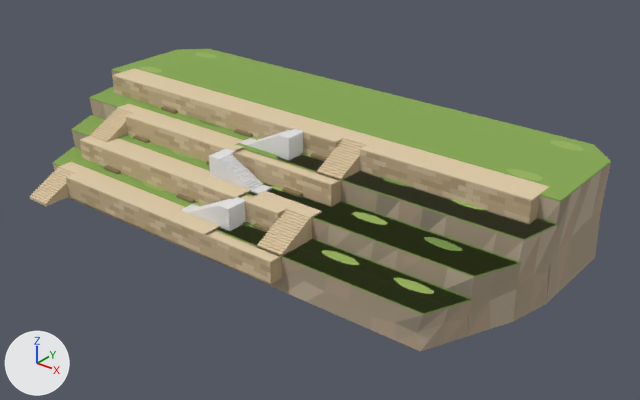
Renders of the Blender file tools/art/source/alcatraz_mid_stairs_424/alcatraz_mid_stairs.blend from each side of a commit.
Camera for both pictures: a 50 mm camera at (57.0, -61.1, 43.6) aimed at (3.7, 5.5, 2.3). Arrows for +X, +Y and +Z are at lower left; the lights stay in place. The first picture is the older version.

In view in the first picture: 'alc_ground_summit', 'alc_ground_terraces', 'mid5_upper_landing', 'mid7_upper_landing' and 25 more.
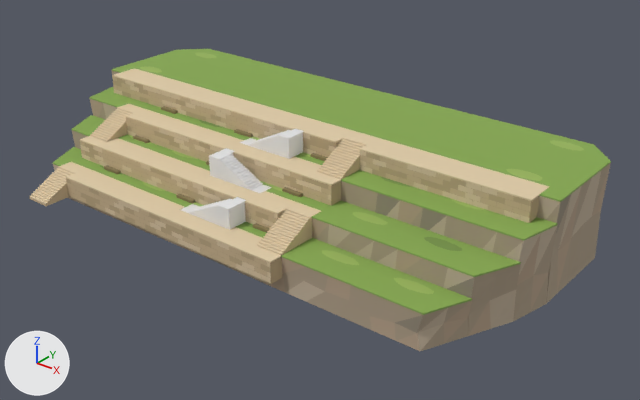
Patch to the scene script:
```diff
--- a/tools/art/source/alcatraz_mid_stairs_424/alcatraz_mid_stairs.blend.py
+++ b/tools/art/source/alcatraz_mid_stairs_424/alcatraz_mid_stairs.blend.py
@@ me_alc_ground_terraces_openings @@
 # used by ob_alc_ground_terraces; location = (0.0, 0.0, 0.0)
-me_alc_ground_terraces_openings.from_pydata(...)  # 12195 vertices, 4065 faces; spans x -30.0..30.0, y -12.0..6.0, z -0.6..10.0
+me_alc_ground_terraces_openings.from_pydata(...)  # 12552 vertices, 4184 faces; spans x -30.0..30.0, y -12.0..6.0, z -0.6..10.0
+# me_alc_ground_terraces_openings part 1: 12 vertices moved within x 1.0..2.2, y -1.5..0.0, z 5.3..5.5; 333 vertices added at x -4.8..9.5, y -9.0..6.0, z 0.9..7.8
+# me_alc_ground_terraces_openings part 2: 12 vertices added at x 25.0..30.0, y -7.5..6.0, z 3.2..7.8
+# me_alc_ground_terraces_openings part 3: 3874 faces spanning x -30.0..30.0, y -12.0..6.0, z -0.6..10.0 switch from mat_landmark_vertex_paint_001 to mat_landmark_vertex_paint_002
+# other edits to the shape of me_alc_ground_terraces_openings do not show in these pictures
```

Changed parts and their boxes (x1, y1, x2, y2) in the pictures (640 x 400 px):
part 1 of me_alc_ground_terraces_openings, built on (green)
    after: (173, 143, 558, 313)
part 2 of me_alc_ground_terraces_openings, added
    after: (52, 97, 552, 315)
part 3 of me_alc_ground_terraces_openings, edited (looks the same)
    both: (29, 87, 558, 351)
